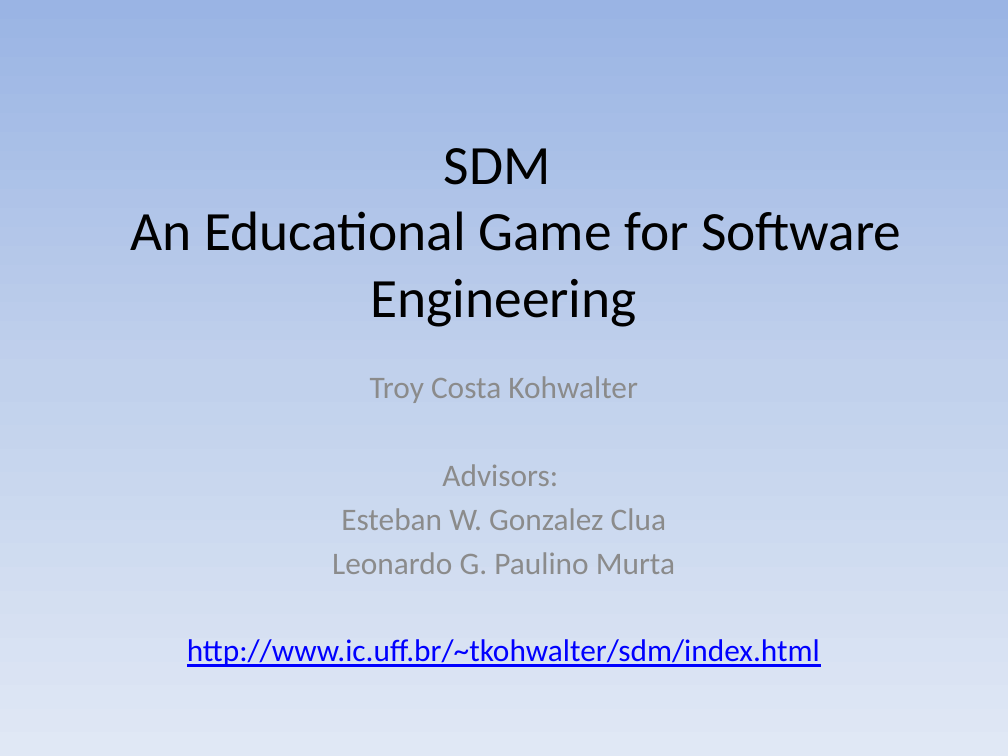
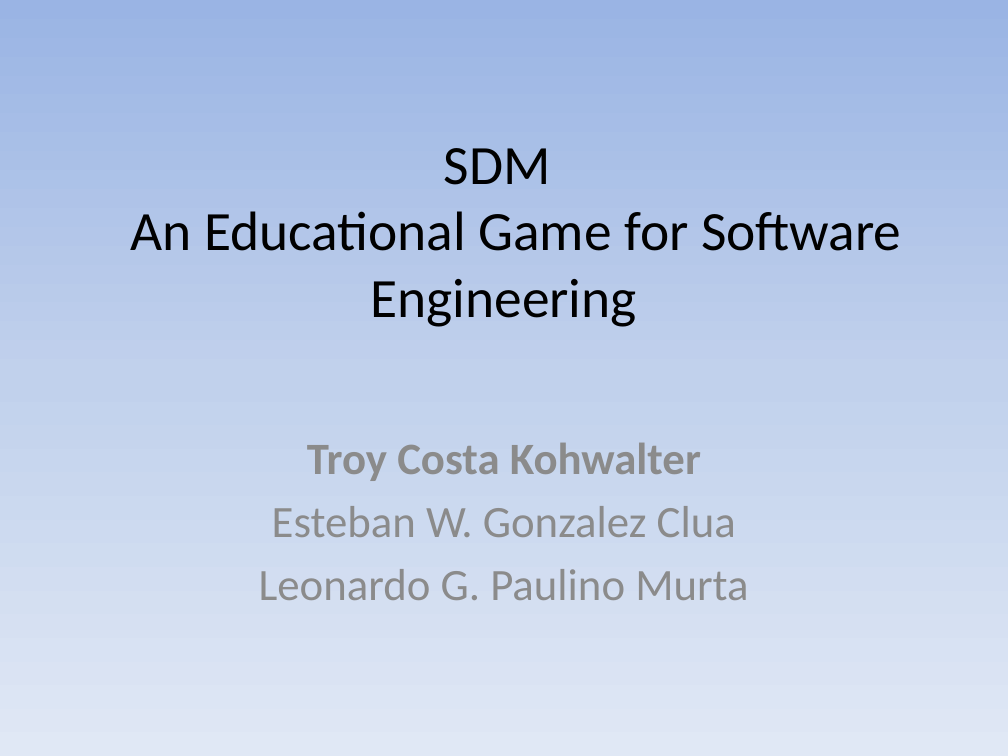
Before and after one commit to gems-uff/sdm, a slide deck: slide 1 of docs/Apresentação/SDM - Apresentação SBGames.pptx. Drawn at 1008x756 pixels with LibreOffice and Linux fonts; fonts in the diff are those of the drawing. Boxes give left, top, right and bottom in pixels: in the first picture for what was removed or moved away, otherwise in the second. Text is boxed around its words. In the diff, an @@ line names an element or a change of style, - is before the commit and + after.

```diff
--- a/docs/Apresentação/SDM - Apresentação SBGames.pptx
+++ b/docs/Apresentação/SDM - Apresentação SBGames.pptx
@@ subtitle "Troy Costa Kohwalter" at [259, 442, 748, 600]: size 22.4 to 32 pt; bold on in "Troy Costa Kohwalter"; more space between paragraphs @@
@@ subtitle at [442, 464, 558, 486]: paragraph removed @@
-Advisors:
@@ subtitle at [187, 639, 820, 667]: paragraph removed @@
-http://www.ic.uff.br/~tkohwalter/sdm/index.html
```
Also in this commit, not shown: 7 other slides changed, 6 slides added.
